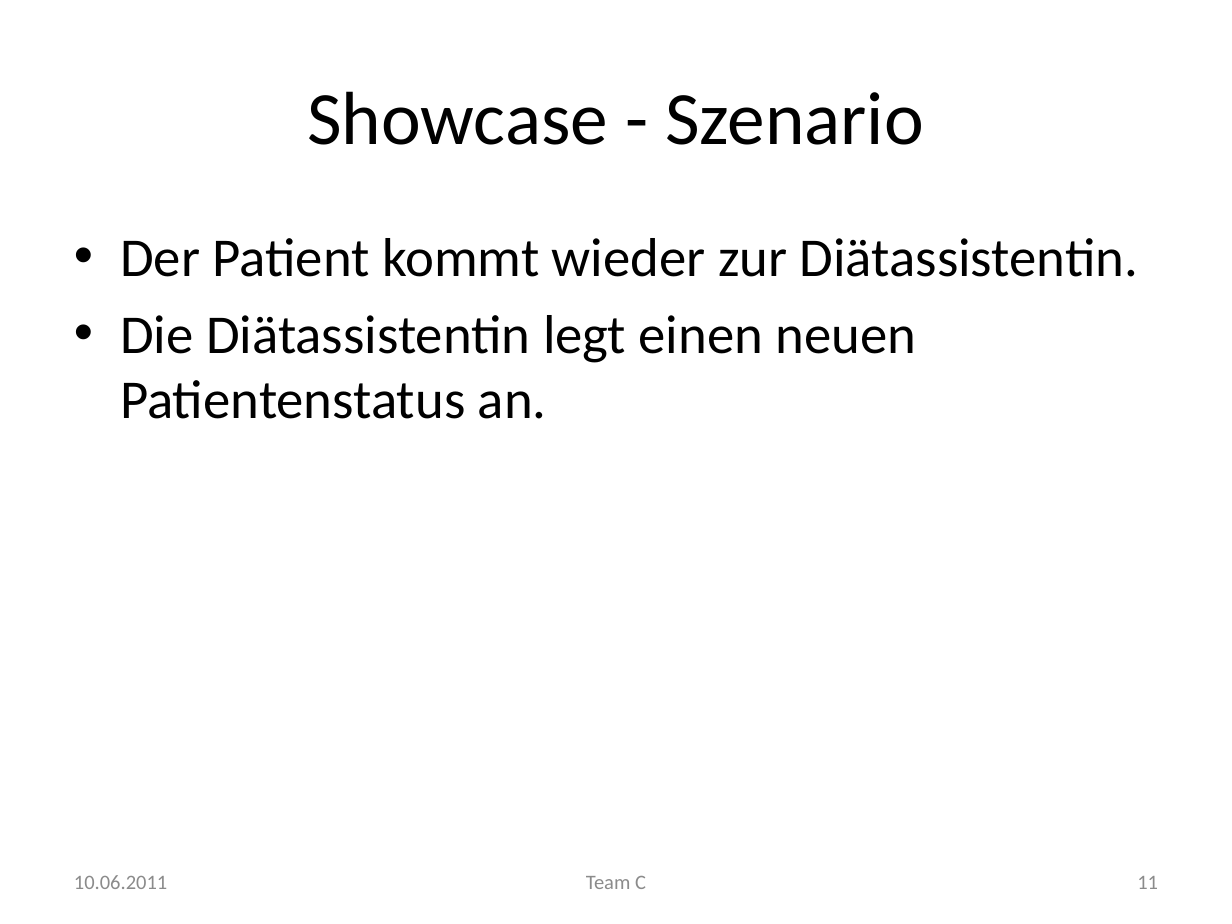
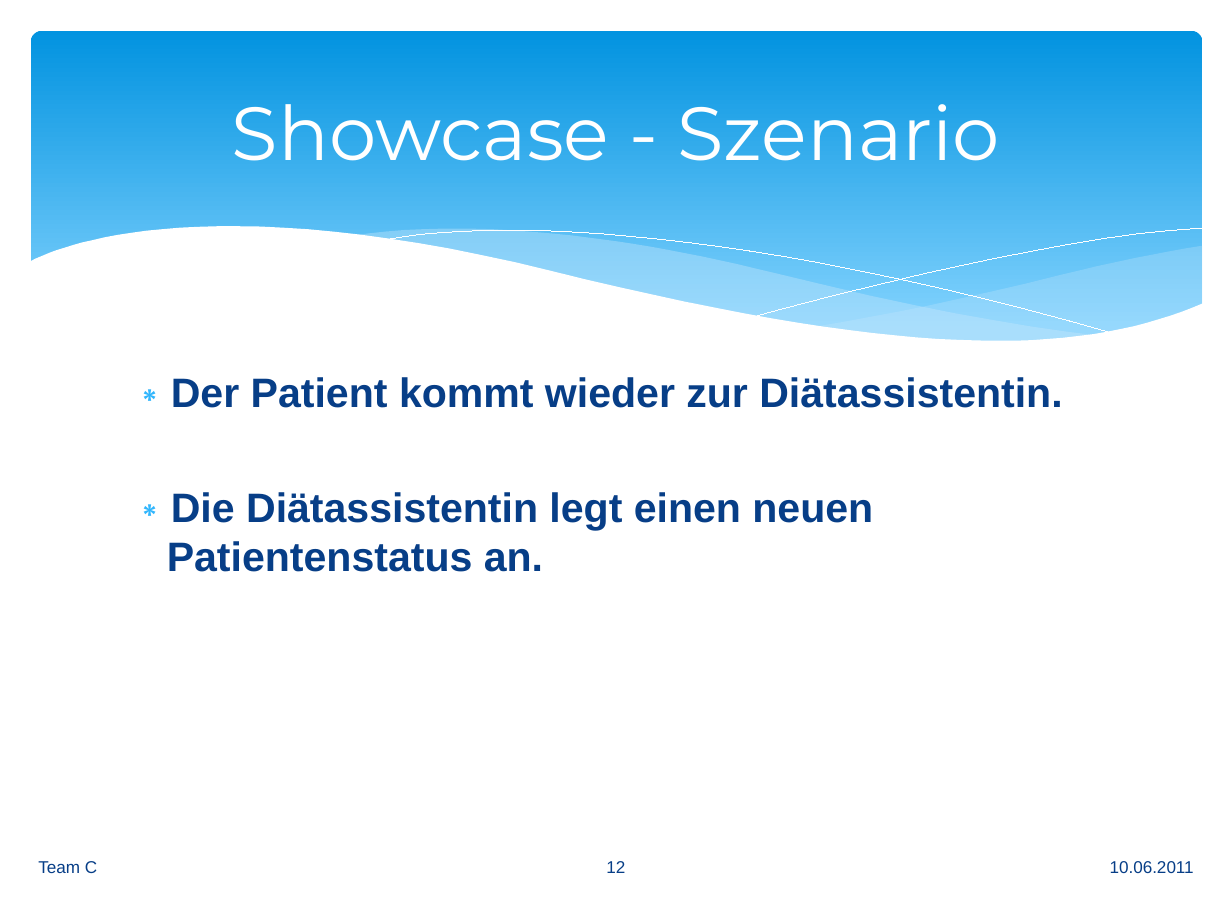
Before and after one commit to manuelTscholl/easydiet-team-c, a slide deck: slide 12 of doc/Abschluss/EasyDiet.pptx (slide 11 before the commit). Drawn at 1232x924 pixels with LibreOffice and Linux fonts; fonts in the diff are those of the drawing. Boxes give left, top, right and bottom in pixels: in the first picture for what was removed or moved away, otherwise in the second. Text is boxed around its words. In the diff, an @@ line names an element or a change of style, - is before the commit and + after.

```diff
--- a/doc/Abschluss/EasyDiet.pptx
+++ b/doc/Abschluss/EasyDiet.pptx
@@ rounded rectangle added at box(31, 31, 1202, 363), fill gradient #0293E0 to #83D3FE @@
@@ title "Showcase - Szenario": place and size @@
-title "Showcase - Szenario" at box(307, 91, 924, 145)
+title "Showcase - Szenario" at box(232, 104, 1000, 161)
@@ title "Showcase - Szenario" at box(232, 104, 1000, 161): font Calibri to Montserrat, text colour #000000 to #FFFFFF @@
@@ group added at box(28, 227, 1204, 405): 5 freeform shapes @@
@@ text "Der Patient kommt wieder zur ...": place and size @@
-text "Der Patient kommt wieder zur ..." at box(120, 238, 1138, 419)
+text "Der Patient kommt wieder zur ..." at box(167, 377, 1062, 572)
@@ text "Der Patient kommt wieder zur ..." at box(167, 377, 1062, 572): size 32 to 24 pt, font Calibri to Arial, text colour #000000 to #073E87, bold on; bullet • to ∗; less space between paragraphs @@
@@ text "Team C": place and size @@
-text "Team C" at box(586, 876, 646, 889)
+text "Team C" at box(38, 861, 97, 873)
@@ text "Team C" at box(38, 861, 97, 873): size 12 to 10 pt, font Calibri to Arial, text colour #8C8C8C to #073E87; alignment centre to left @@
@@ page number added at box(606, 861, 625, 873), 10 pt, text #073E87 @@
+12
@@ text "10.06.2011": place and size @@
-text "10.06.2011" at box(74, 875, 167, 889)
+text "10.06.2011" at box(1110, 861, 1194, 873)
@@ text "10.06.2011" at box(1110, 861, 1194, 873): size 12 to 10 pt, font Calibri to Arial, text colour #8C8C8C to #073E87; alignment left to right @@
@@ page number removed at box(1137, 876, 1158, 889) @@
-11
```
Also in this commit, not shown: 25 other slides changed, 3 slides added.
